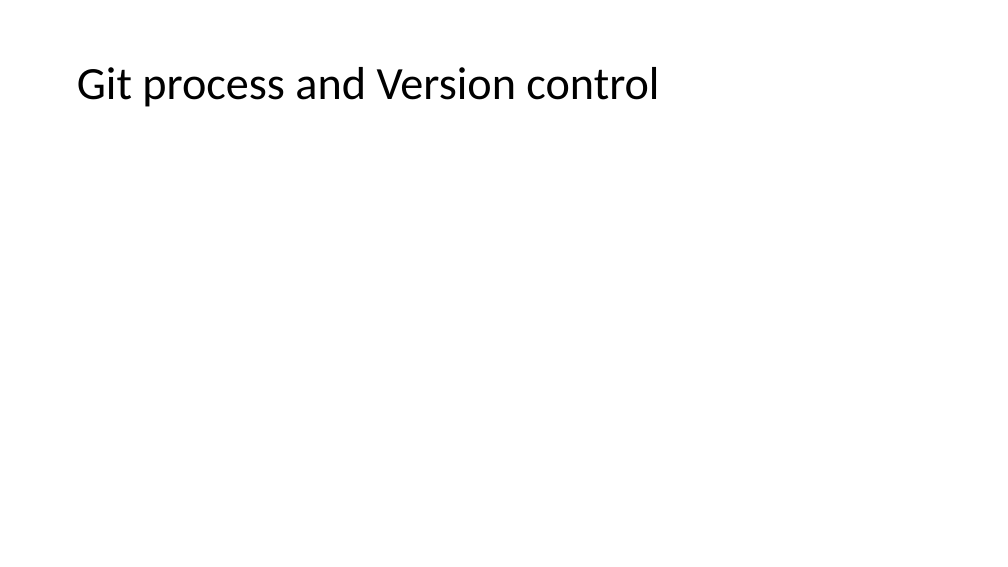
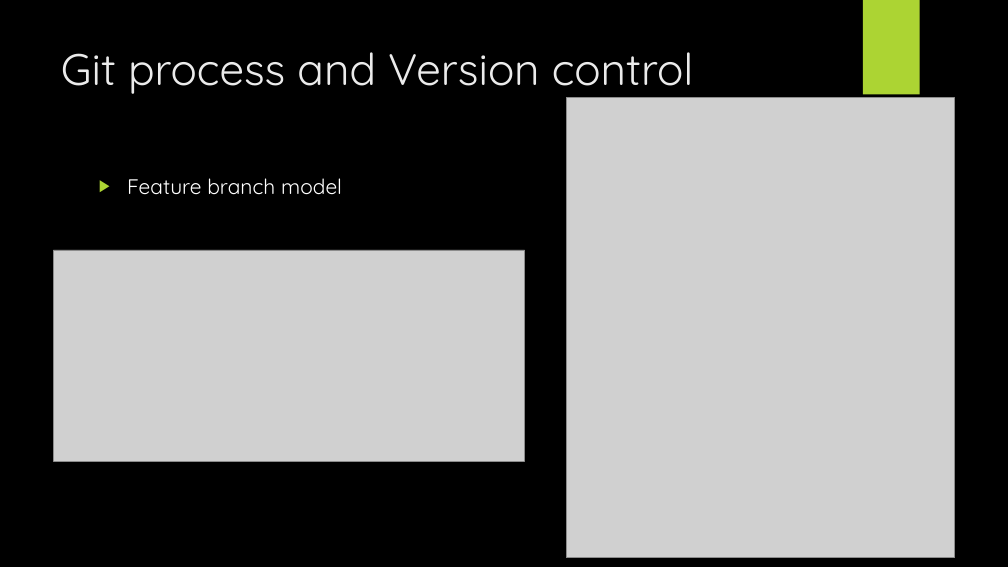
Before and after one commit to TomBraggg/ToDoList, a slide deck: slide 6 of Documentation/TDL presentation.pptx (slide 4 before the commit). Drawn at 1008x567 pixels with LibreOffice and Linux fonts; fonts in the diff are those of the drawing; grey boxes stand for pictures; background and template pictures are left out. Boxes give left, top, right and bottom in pixels: in the first picture for what was removed or moved away, otherwise in the second. Text is boxed around its words. In the diff, an @@ line names an element or a change of style, - is before the commit and + after.

```diff
--- a/Documentation/TDL presentation.pptx
+++ b/Documentation/TDL presentation.pptx
@@ background #FFFFFF to picture (left out) @@
@@ rectangle added at box(863, 0, 920, 95), fill #ACD433 @@
@@ title "Git process and Version control": place and size @@
-title "Git process and Version control" at box(77, 67, 659, 107)
+title "Git process and Version control" at box(61, 52, 694, 94)
@@ title "Git process and Version control" at box(61, 52, 694, 94): size 44 to 42 pt, font Calibri to Quicksand, text colour #000000 to #EBEBEB; line spacing 0.9 to 1; vertical alignment middle to top @@
@@ picture added at box(566, 98, 955, 557) @@
@@ text added at box(127, 178, 342, 195), 20 pt, text #FFFFFF @@
+▶ Feature branch model
@@ picture added at box(54, 250, 525, 461) @@
```
Also in this commit, not shown: 4 other slides changed, 8 slides added, 4 slides removed, 4 other files.
